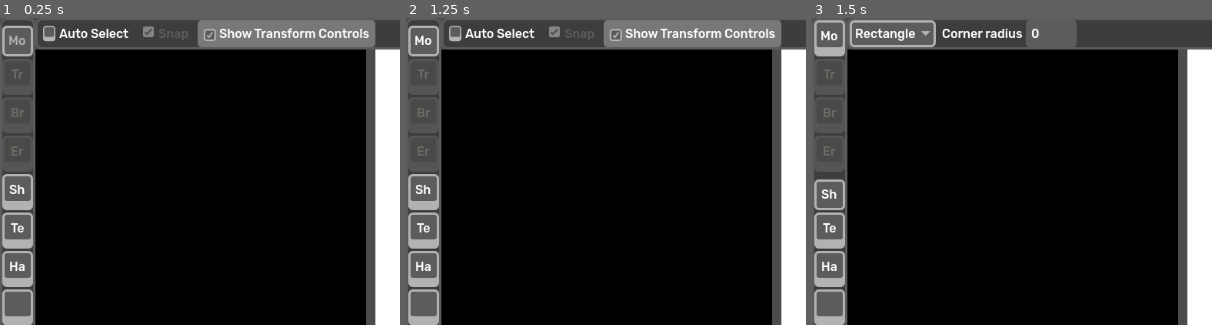
Above: before the commit, frames 1-3 (left to right).
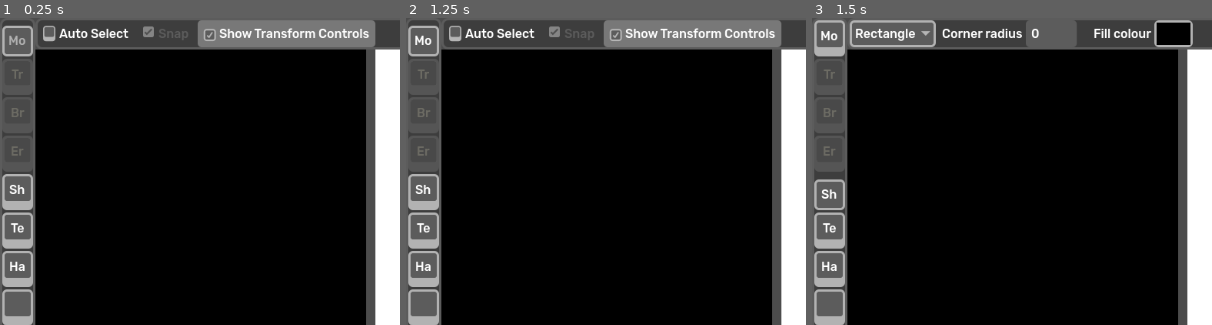
Above: after the commit, the same moments.

Repository: Carsmaniac/paintjob-packer
Game: Godot game, scene res://designer/DesignerInterface.tscn
Same seed, same stepped clock (60 frames per second), same inputs: the game is played once before the commit and once after it. This scene is started directly instead of the project's main scene.
Inputs:
- Up to frame 1 (0.25 s): no input
- Up to frame 2 (1.25 s): click "Mo" at 0.5 s
- Up to frame 3 (1.5 s): click "Sh" at 1.25 s
The pictures show only the part of the screen within x 0-50%, y 0-50%; the shares and areas given below are measured in that part.

Frames 1-2 are identical in both runs. In frame 3, 1.1% of the frame differs, in the area x 70-96%, y 0-10%.

Commit message:
Add shape and text colour
Shapes and text now have a colour picker which changes the colour of newly created layers, changes the colour of selected layers, and updates to match newly selected layers

Diff:
--- a/designer/DesignerInterface.tscn
+++ b/designer/DesignerInterface.tscn
@@ -12,15 +12,16 @@
 [ext_resource type="PackedScene" uid="uid://rj5qt6afxl1r" path="res://designer/Layer.tscn" id="10_f6jw8"]
 [ext_resource type="Script" uid="uid://btajgdoh00cse" path="res://designer/ButtonSelect.gd" id="10_oa1j1"]
 [ext_resource type="Script" uid="uid://nhqnn382pqji" path="res://designer/TextButtons.gd" id="12_8ce8c"]
+[ext_resource type="Theme" uid="uid://dlrx2nnnj6pu6" path="res://simple-box-theme/pjp-dark/PJPDarkLayer.tres" id="12_oa1j1"]
 
 [sub_resource type="BoxMesh" id="BoxMesh_8ce8c"]
 
-[sub_resource type="ViewportTexture" id="ViewportTexture_8ce8c"]
+[sub_resource type="ViewportTexture" id="ViewportTexture_oa1j1"]
 viewport_path = NodePath("../../../ViewCanvas/SubViewport/DesignerCanvas/SubViewportContainer/SubViewport")
 
-[sub_resource type="StandardMaterial3D" id="StandardMaterial3D_oa1j1"]
+[sub_resource type="StandardMaterial3D" id="StandardMaterial3D_x3lof"]
 resource_local_to_scene = true
-albedo_texture = SubResource("ViewportTexture_8ce8c")
+albedo_texture = SubResource("ViewportTexture_oa1j1")
 
 [node name="DesignerInterface" type="Control" unique_id=1942051723]
 layout_mode = 3
@@ -40,18 +41,6 @@
 grow_horizontal = 2
 grow_vertical = 2
 color = Color(0.29803923, 0.29803923, 0.29803923, 1)
-
-[node name="OneUp" type="CenterContainer" parent="." unique_id=719869572]
-visible = false
-layout_mode = 1
-anchors_preset = 15
-anchor_right = 1.0
-anchor_bottom = 1.0
-offset_left = 46.0
-offset_top = 41.0
-offset_right = -145.0
-grow_horizontal = 2
-grow_vertical = 2
 
 [node name="TwoUp" type="HSplitContainer" parent="." unique_id=1507496012]
 layout_mode = 1
@@ -441,6 +430,15 @@
 layout_mode = 2
 max_value = 1000.0
 
+[node name="ShapeColourLabel" type="Label" parent="TopPanel/HBoxContainer/ToolButtons/ShapeButtons" unique_id=1808364611]
+layout_mode = 2
+text = "Fill colour"
+
+[node name="ShapeColour" type="ColorPickerButton" parent="TopPanel/HBoxContainer/ToolButtons/ShapeButtons" unique_id=1540914431]
+custom_minimum_size = Vector2(50, 0)
+layout_mode = 2
+theme = ExtResource("12_oa1j1")
+
 [node name="TextButtons" type="HBoxContainer" parent="TopPanel/HBoxContainer/ToolButtons" unique_id=33357878]
 visible = false
 layout_mode = 0
@@ -482,5 +480,14 @@
 max_value = 520.0
 value = 72.0
 
+[node name="TextColourLabel" type="Label" parent="TopPanel/HBoxContainer/ToolButtons/TextButtons" unique_id=1754198410]
+layout_mode = 2
+text = "Text colour"
+
+[node name="TextColour" type="ColorPickerButton" parent="TopPanel/HBoxContainer/ToolButtons/TextButtons" unique_id=1568358764]
+custom_minimum_size = Vector2(50, 0)
+layout_mode = 2
+theme = ExtResource("12_oa1j1")
+
 [editable path="TwoUp/ViewModel/SubViewport/PreviewModel"]
 [editable path="TwoUp/ViewCanvas/SubViewport/DesignerCanvas"]
--- a/designer/Layer.gd
+++ b/designer/Layer.gd
@@ -6,7 +6,7 @@
 @export_enum("raster", "text", "image", "rect", "ellipse") var layer_type: String
 
 var text_size: float
-var shape_colour: Color
+var layer_colour: Color
 
 
 func _ready() -> void:
@@ -67,6 +67,18 @@
 	get_parent().select_layer(get_index())
 
 
+func change_colour(new_colour: Color) -> void:
+	layer_colour = new_colour
+	if layer_type == "rect":
+		var new_style: StyleBoxFlat = linked_node.theme.get_stylebox("panel", "Panel")
+		new_style.bg_color = new_colour
+		linked_node.theme.set_stylebox("panel", "Panel", new_style)
+	elif layer_type == "ellipse":
+		linked_node.modulate = new_colour
+	elif layer_type == "text":
+		linked_node.add_theme_color_override("font_color", new_colour)
+
+
 func show_hide() -> void:
 	if get_node("ButtonHide").button_pressed:
 		linked_node.visible = false
@@ -101,4 +113,6 @@
 
 func delete() -> void:
 	linked_node.queue_free()
+	if self in get_parent().selected_layers:
+		get_parent().remove_selection(self)
 	get_parent().remove_layer(get_index())
--- a/designer/LayerList.gd
+++ b/designer/LayerList.gd
@@ -39,14 +39,15 @@
 	return new_layer
 
 
-func add_text_layer(new_position: Vector2) -> void:
+func add_text_layer(new_position: Vector2, text_colour: Color) -> void:
 	var new_layer: Node = create_layer()
 	new_layer.layer_type = "text"
 	new_layer.layer_name = "Text"
+	new_layer.layer_colour = text_colour
 	var layer_node = Label.new()
 	layer_node.text = "Text"
 	layer_node.position = new_position
-	layer_node.add_theme_color_override("font_color", Color.BLACK)
+	layer_node.add_theme_color_override("font_color", text_colour)
 	var text_size = get_node("../../../TopPanel/HBoxContainer/ToolButtons/TextButtons/FontSize").value
 	layer_node.add_theme_font_size_override("font_size", text_size)
 	new_layer.text_size = text_size
@@ -58,10 +59,11 @@
 	new_layer.change_text_layer()
 
 
-func add_shape_layer(shape_node: Node, layer_type: String) -> void:
+func add_shape_layer(shape_node: Node, layer_type: String, shape_colour: Color) -> void:
 	var new_layer: Node = create_layer()
 	new_layer.layer_type = layer_type
 	new_layer.layer_name = "New Shape"
+	new_layer.layer_colour = shape_colour
 	new_layer.linked_node = shape_node
 	shape_node.reparent(layer_nodes)
 	add_child(new_layer)
@@ -98,6 +100,10 @@
 	previous_selected = index
 
 
+func remove_selection(layer: Node) -> void:
+	selected_layers.remove_at(selected_layers.find(layer))
+
+
 func update_selected_themes() -> void:
 	for layer in get_children():
 		if layer in selected_layers:
--- a/designer/Toolbar.gd
+++ b/designer/Toolbar.gd
@@ -1,12 +1,20 @@
 extends VBoxContainer
+
 var selected_tool: String
+var layer_list: Node
+var tool_buttons: Node
 
 
 func _ready() -> void:
+	layer_list = get_node("../../RightPanel/ScrollContainer/LayerList")
+	tool_buttons = get_node("../../TopPanel/HBoxContainer/ToolButtons")
 	for child in get_children():
 		if child is Button and child is not ColorPickerButton:
 			child.connect("pressed", switch_button.bind(child))
 	switch_button(get_node("ToolMove"))
+	get_node("ColourPrimary").connect("color_changed", change_colours)
+	tool_buttons.get_node("ShapeButtons/ShapeColour").connect("color_changed", change_shape_colour)
+	tool_buttons.get_node("TextButtons/TextColour").connect("color_changed", change_text_colour)
 
 
 func _input(event: InputEvent) -> void:
@@ -25,6 +33,13 @@
 			switch_button(get_node("ToolText"))
 		elif event.keycode == KEY_H:
 			switch_button(get_node("ToolHand"))
+		elif event.keycode == KEY_X:
+			var temp_colour: Color = get_node("ColourPrimary").color
+			get_node("ColourPrimary").color = get_node("ColourSecondary").color
+			get_node("ColourSecondary").color = temp_colour
+		elif event.keycode == KEY_D:
+			get_node("ColourPrimary").color = Color.BLACK
+			get_node("ColourSecondary").color = Color.WHITE
 
 
 func switch_button(pressed_button: Node) -> void:
@@ -36,7 +51,6 @@
 			else:
 				child.button_pressed = false
 
-	var tool_buttons: Node = get_node("../../TopPanel/HBoxContainer/ToolButtons")
 	for group in tool_buttons.get_children():
 		group.visible = false
 	if pressed_button.name == "ToolMove":
@@ -49,3 +63,32 @@
 		tool_buttons.get_node("TextButtons").visible = true
 
 	get_node("../../TwoUp/ViewCanvas").sync_tool_to_layer()
+
+
+func change_colours(new_colour: Color) -> void:
+	if selected_tool == "ToolShape":
+		var shape_selected: bool = false
+		for layer in layer_list.selected_layers:
+			if layer.layer_type in ["rect", "ellipse"]:
+				shape_selected = true
+		if not shape_selected:
+			tool_buttons.get_node("ShapeButtons/ShapeColour").color = new_colour
+	elif selected_tool == "ToolText":
+		var text_selected: bool = false
+		for layer in layer_list.selected_layers:
+			if layer.layer_type == "text":
+				text_selected = true
+		if not text_selected:
+			tool_buttons.get_node("TextButtons/TextColour").color = new_colour
+
+
+func change_shape_colour(new_colour: Color) -> void:
+	for layer in layer_list.selected_layers:
+		if layer.layer_type in ["rect", "ellipse"]:
+			layer.change_colour(new_colour)
+
+
+func change_text_colour(new_colour: Color) -> void:
+	for layer in layer_list.selected_layers:
+		if layer.layer_type == "text":
+			layer.change_colour(new_colour)
--- a/designer/ViewCanvas.gd
+++ b/designer/ViewCanvas.gd
@@ -17,6 +17,7 @@
 var drawing_shape_theme: Theme
 var drawing_shape_style: StyleBoxFlat
 var drawing_shape_texture: ImageTexture
+var drawing_shape_colour: Color
 
 
 func _ready() -> void:
@@ -104,7 +105,7 @@
 						editing_text = true
 						break
 			if not editing_text:
-				layer_list.add_text_layer(get_canvas_position(event.position))
+				layer_list.add_text_layer(get_canvas_position(event.position), tool_buttons.get_node("TextButtons/TextColour").color)
 
 	elif toolbar.selected_tool == "ToolShape":
 		if event is InputEventMouseButton and event.button_index == 1 and not event.pressed:
@@ -113,14 +114,15 @@
 				drawing_shape_node.queue_free()
 			else:
 				pass # add a new layer with the shape
-				layer_list.add_shape_layer(drawing_shape_node, drawing_shape_type)
+				layer_list.add_shape_layer(drawing_shape_node, drawing_shape_type, drawing_shape_colour)
 		elif event is InputEventMouseButton and event.button_index == 1 and event.pressed:
 			if tool_buttons.get_node("ShapeButtons/ShapeSelect").selected == 0:
-				drawing_shape_type = "roundrect"
+				drawing_shape_type = "rect"
 				drawing_shape_node = Panel.new()
 				drawing_shape_theme = Theme.new()
 				drawing_shape_style = StyleBoxFlat.new()
-				drawing_shape_style.bg_color = Color.RED
+				drawing_shape_colour = tool_buttons.get_node("ShapeButtons/ShapeColour").color
+				drawing_shape_style.bg_color = drawing_shape_colour
 				drawing_shape_style.set_corner_radius_all(tool_buttons.get_node("ShapeButtons/CornerRadius").value)
 				drawing_shape_theme.set_stylebox("panel", "Panel", drawing_shape_style)
 				drawing_shape_node.theme = drawing_shape_theme
@@ -130,7 +132,8 @@
 				drawing_shape_texture = ImageTexture.create_from_image(Image.load_from_file("res://designer/circle-svg/10.svg"))
 				drawing_shape_node.set_texture(drawing_shape_texture)
 				drawing_shape_node.expand_mode = TextureRect.EXPAND_IGNORE_SIZE
-				drawing_shape_node.modulate = Color.RED
+				drawing_shape_colour = tool_buttons.get_node("ShapeButtons/ShapeColour").color
+				drawing_shape_node.modulate = drawing_shape_colour
 			drawing_shape = true
 			drawing_shape_node.position = get_canvas_position(event.position)
 			drawing_shape_starting_pos = get_canvas_position(event.position)
@@ -143,10 +146,11 @@
 func sync_tool_to_layer() -> void:
 	if len(layer_list.selected_layers) == 1:
 		var selected_layer = layer_list.selected_layers[0]
-		if toolbar.selected_tool == "ToolShape" and selected_layer.layer_type == "shape":
-			pass
+		if toolbar.selected_tool == "ToolShape" and selected_layer.layer_type in ["rect", "ellipse"]:
+			tool_buttons.get_node("ShapeButtons/ShapeColour").color = selected_layer.layer_colour
 		elif toolbar.selected_tool == "ToolText" and selected_layer.layer_type == "text":
 			tool_buttons.get_node("TextButtons/FontSize").value = selected_layer.text_size
+			tool_buttons.get_node("TextButtons/TextColour").color = selected_layer.layer_colour
 
 
 func get_canvas_position(rel_pos: Vector2) -> Vector2:
--- a/designer/ViewSwitcher.gd
+++ b/designer/ViewSwitcher.gd
@@ -2,7 +2,6 @@
 
 var view_canvas: Node
 var view_model: Node
-var one_up: Node
 var two_up: Node
 
 
@@ -10,7 +9,6 @@
 	connect("item_selected", switch_view_side)
 	view_canvas = get_node("../..").find_child("ViewCanvas")
 	view_model = get_node("../..").find_child("ViewModel")
-	one_up = get_node("../../OneUp")
 	two_up = get_node("../../TwoUp")
 
 
--- a/simple-box-theme/pjp-dark/PJPDarkLayer.tres
+++ b/simple-box-theme/pjp-dark/PJPDarkLayer.tres
@@ -45,26 +45,26 @@
 [sub_resource type="StyleBoxEmpty" id="2"]
 
 [sub_resource type="StyleBoxFlat" id="3"]
-content_margin_left = 5.0
-content_margin_right = 5.0
-content_margin_bottom = 15.0
+content_margin_left = 3.0
+content_margin_top = 3.0
+content_margin_right = 3.0
+content_margin_bottom = 3.0
 bg_color = Color(0.47, 0.47, 0.47, 1)
 border_width_left = 3
 border_width_top = 3
 border_width_right = 3
-border_width_bottom = 12
-border_color = Color(0.7, 0.7, 0.7, 1)
-corner_radius_top_left = 5
-corner_radius_top_right = 5
-corner_radius_bottom_right = 5
-corner_radius_bottom_left = 5
-expand_margin_top = 7.0
+border_width_bottom = 3
+border_color = Color(0.7, 0.7, 0.7, 1)
+corner_radius_top_left = 5
+corner_radius_top_right = 5
+corner_radius_bottom_right = 5
+corner_radius_bottom_left = 5
 
 [sub_resource type="StyleBoxFlat" id="4"]
-content_margin_left = 5.0
-content_margin_top = 0.0
-content_margin_right = 5.0
-content_margin_bottom = 0.0
+content_margin_left = 3.0
+content_margin_top = 3.0
+content_margin_right = 3.0
+content_margin_bottom = 3.0
 bg_color = Color(0.36, 0.36, 0.36, 1)
 border_width_left = 3
 border_width_top = 3
--- a/simple-box-theme/pjp-dark/PJPDarkLayerSelected.tres
+++ b/simple-box-theme/pjp-dark/PJPDarkLayerSelected.tres
@@ -45,20 +45,20 @@
 [sub_resource type="StyleBoxEmpty" id="2"]
 
 [sub_resource type="StyleBoxFlat" id="3"]
-content_margin_left = 5.0
-content_margin_right = 5.0
-content_margin_bottom = 15.0
+content_margin_left = 3.0
+content_margin_top = 3.0
+content_margin_right = 3.0
+content_margin_bottom = 3.0
 bg_color = Color(0.47, 0.47, 0.47, 1)
 border_width_left = 3
 border_width_top = 3
 border_width_right = 3
-border_width_bottom = 12
-border_color = Color(0.7, 0.7, 0.7, 1)
-corner_radius_top_left = 5
-corner_radius_top_right = 5
-corner_radius_bottom_right = 5
-corner_radius_bottom_left = 5
-expand_margin_top = 7.0
+border_width_bottom = 3
+border_color = Color(0.7, 0.7, 0.7, 1)
+corner_radius_top_left = 5
+corner_radius_top_right = 5
+corner_radius_bottom_right = 5
+corner_radius_bottom_left = 5
 
 [sub_resource type="StyleBoxFlat" id="4"]
 content_margin_left = 5.0
Not shown: 1 places in designer/DesignerInterface.tscn that only renumber resources
